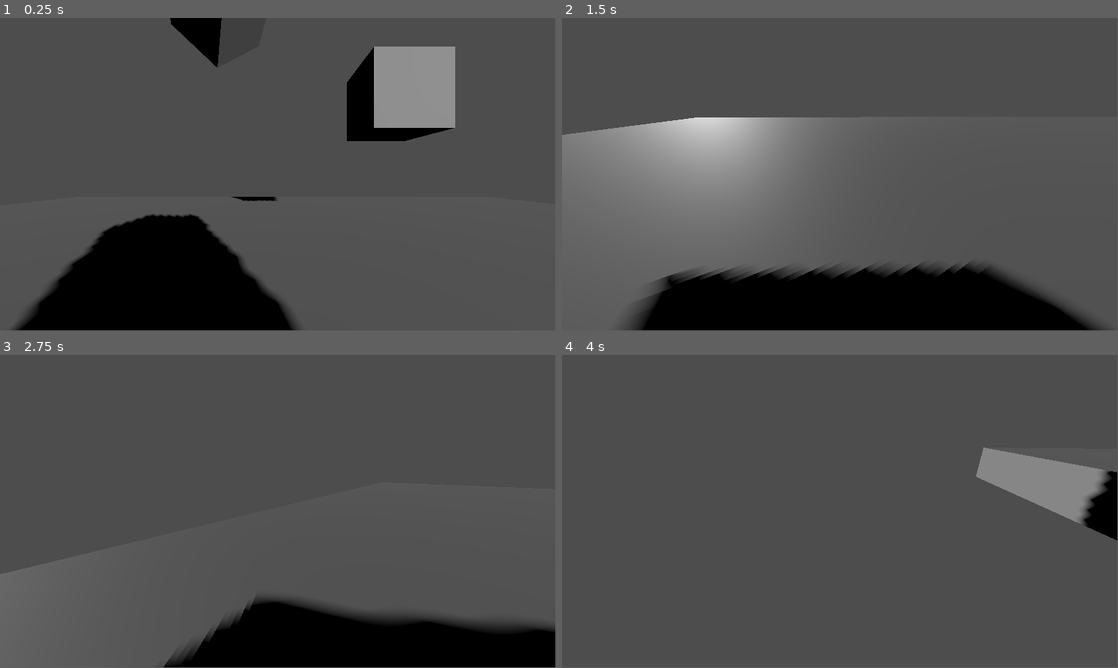
Above: before the commit, frames 1-4 (two rows, left to right).
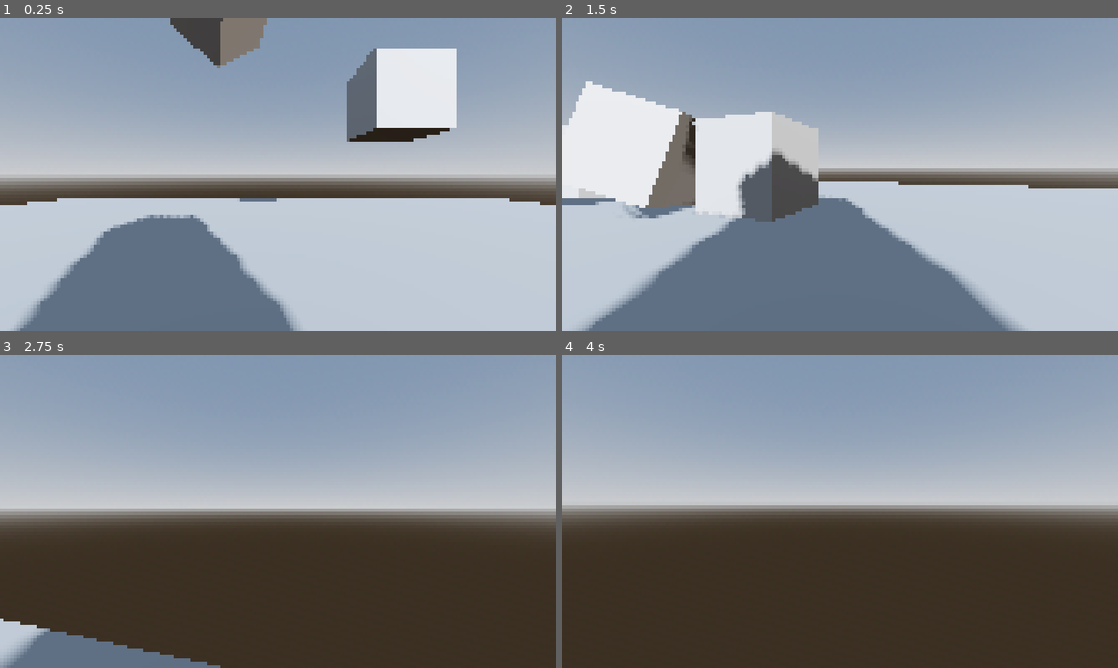
Above: after the commit, the same moments.

Repository: Arox315/Horror-Game
Game: Godot game, scene res://playground.tscn
Same seed, same stepped clock (60 frames per second), same inputs: the game is played once before the commit and once after it. The project has no main scene, so this scene is started directly.
Inputs (mouse positions are in pixels of both pictures, inside the frame that each line leads up to):
- Up to frame 1 (0.25 s): no input
- Up to frame 2 (1.5 s): tap Enter (ui_accept) at 0.5, 0.77 s; move the mouse to (962, 158) at 0.52 s; hold D (right) 0.53-1.28 s; click (962, 158) at 0.67 s; move the mouse to (812, 174) at 1.27 s; hold W (forward) from 1.28 s (still down)
- Up to frame 3 (2.75 s): keep holding W (forward); tap Enter (ui_accept) at 1.52 s; move the mouse to (289, 505) at 2.02 s
- Up to frame 4 (4 s): keep holding W (forward); move the mouse to (834, 514) at 2.77 s; tap Enter (ui_accept) at 3.02, 3.5, 3.77 s; move the mouse to (878, 514) at 3.52 s
In our replay, the window is 799x449 before the commit and 800x450 after it. These sizes can differ from the game's own. Grey fills any space a smaller window leaves; there, only what the larger window draws over its background counts as a difference.

The runs differ from the first frame. In frame 1, 97% of the frame differs, in the area x 0-100%, y 0-100%; in frame 2, 98%; in frame 3, 96%; in frame 4, 97%.

Commit message:
feat: Change display window project settings and adjust player's camera rotation speed

Diff:
--- a/character.gd
+++ b/character.gd
@@ -3,7 +3,7 @@
 
 const SPEED = 5.0
 const JUMP_VELOCITY = 4.5
-const CAMERA_ROTATION_SPEED = 0.01
+const CAMERA_ROTATION_SPEED = 50.0 * deg_to_rad(0.022)
 
 @onready var neck := $Neck
 @onready var camera := $Neck/Camera3D
@@ -38,6 +38,6 @@
 
 	if Input.get_mouse_mode() == Input.MOUSE_MODE_CAPTURED:
 		if event is InputEventMouseMotion:
-			neck.rotate_y(-event.relative.x * CAMERA_ROTATION_SPEED)
-			camera.rotate_x(-event.relative.y * CAMERA_ROTATION_SPEED)
+			neck.rotate_y(deg_to_rad(-event.relative.x * CAMERA_ROTATION_SPEED))
+			camera.rotate_x(deg_to_rad(-event.relative.y * CAMERA_ROTATION_SPEED))
 			camera.rotation.x = clamp(camera.rotation.x, deg_to_rad(-60), deg_to_rad(90))
--- a/playground.tscn
+++ b/playground.tscn
@@ -1,7 +1,20 @@
-[gd_scene load_steps=5 format=3 uid="uid://dvi7lqoafi1cl"]
+[gd_scene load_steps=8 format=3 uid="uid://dvi7lqoafi1cl"]
 
 [ext_resource type="PackedScene" uid="uid://352pm4hcxqtx" path="res://block.tscn" id="1_rupst"]
 [ext_resource type="PackedScene" uid="uid://c7ksecespxm2u" path="res://character.tscn" id="2_wt17y"]
+
+[sub_resource type="ProceduralSkyMaterial" id="ProceduralSkyMaterial_wt17y"]
+sky_horizon_color = Color(0.662243, 0.671743, 0.686743, 1)
+ground_horizon_color = Color(0.662243, 0.671743, 0.686743, 1)
+
+[sub_resource type="Sky" id="Sky_m8u5f"]
+sky_material = SubResource("ProceduralSkyMaterial_wt17y")
+
+[sub_resource type="Environment" id="Environment_is3ju"]
+background_mode = 2
+sky = SubResource("Sky_m8u5f")
+tonemap_mode = 2
+glow_enabled = true
 
 [sub_resource type="BoxMesh" id="BoxMesh_edjgo"]
 size = Vector3(15, 0.5, 15)
@@ -10,6 +23,9 @@
 size = Vector3(15, 0.5, 15)
 
 [node name="Playground" type="Node3D"]
+
+[node name="WorldEnvironment" type="WorldEnvironment" parent="."]
+environment = SubResource("Environment_is3ju")
 
 [node name="Camera3D" type="Camera3D" parent="."]
 transform = Transform3D(1, 0, 0, 0, 1, 0, 0, 0, 1, 0, 0.989256, 0)
--- a/project.godot
+++ b/project.godot
@@ -13,6 +13,15 @@
 config/name="Horror Game"
 config/features=PackedStringArray("4.4", "Forward Plus")
 config/icon="res://icon.svg"
+
+[display]
+
+window/size/viewport_width=3840
+window/size/viewport_height=2160
+window/size/window_width_override=1280
+window/size/window_height_override=720
+window/stretch/mode="canvas_items"
+window/stretch/aspect="expand"
 
 [input]
 
